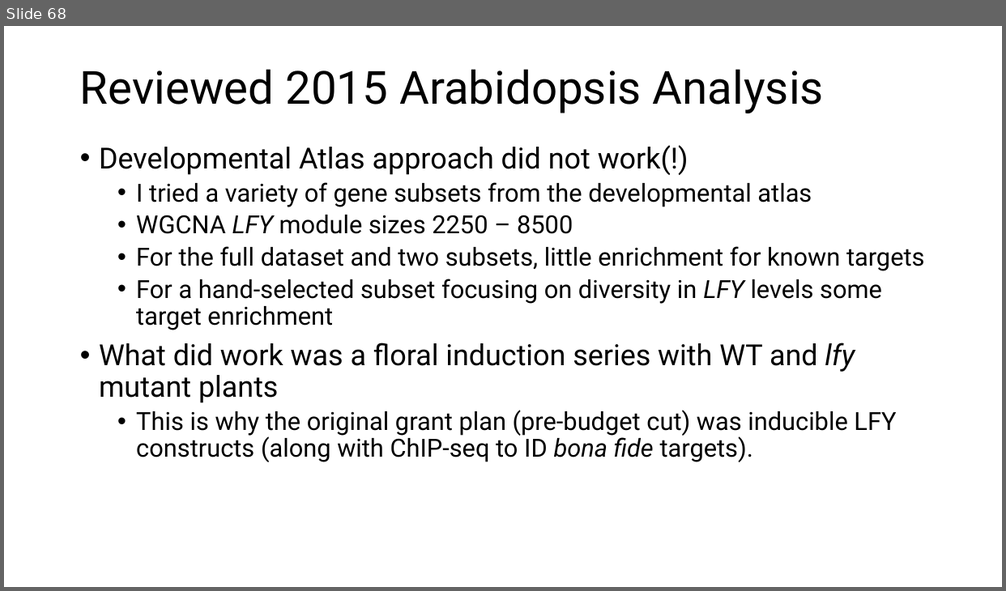
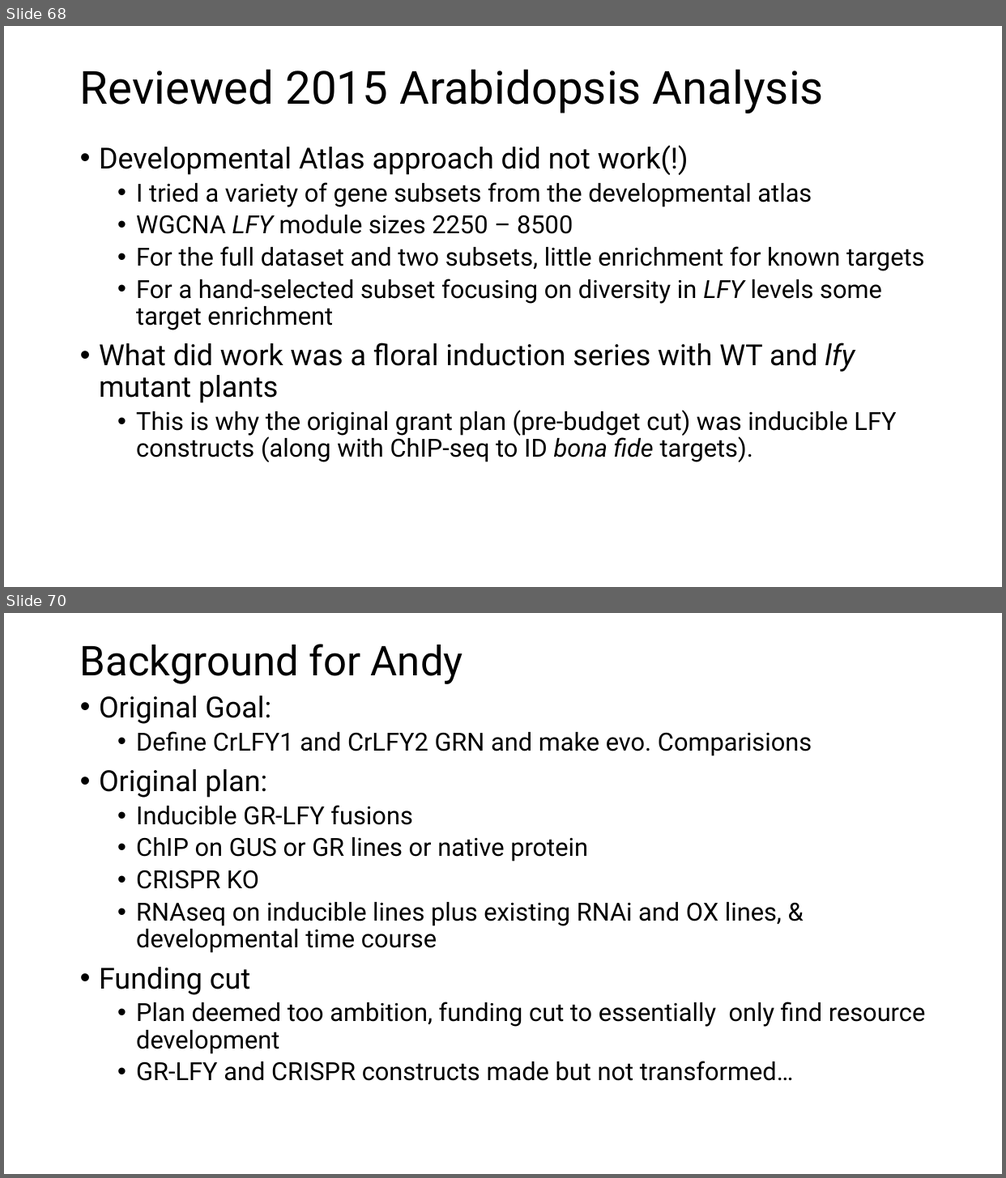
Before and after one commit to MaloofLab/McConnell-Ceratopteris-RNAseq, a slide deck: Presentation-2025-06-20.pptx. Shown one above the other, each under a label of ours: slide 68 before the commit, slides 68 and 70 after it; the slides between them are not shown. The pictures are 1006x591 and 1006x1178 pixels, drawn with LibreOffice and Linux fonts; fonts in the diff are those of the drawing. Boxes give left, top, right and bottom in pixels: in the first picture for what was removed or moved away, otherwise in the second. Text is boxed around its words. In the diff, an @@ line names an element or a change of style, - is before the commit and + after.

```diff
--- a/Presentation-2025-06-20.pptx
+++ b/Presentation-2025-06-20.pptx
@@ slide 70 added at [4,613,1002,1174], background #FFFFFF @@
@@ title added at [80,644,463,684], 39.6 pt, text #000000 @@
+Background for Andy
@@ text added at [99,696,926,1081], 24 pt, text #000000 @@
+• Original Goal:
+  • Define CrLFY1 and CrLFY2 GRN and make evo. Comparisions
+• Original plan:
+  • Inducible GR-LFY fusions
+  • ChIP on GUS or GR lines or native protein
+  • CRISPR KO
+  • RNAseq on inducible lines plus existing RNAi and OX lines, & developmental time course
+• Funding cut
+  • Plan deemed too ambition, funding cut to essentially only find resource development
+  • GR-LFY and CRISPR constructs made but not transformed…
```
Also in this commit, not shown: 9 other slides added, 15 other files.
